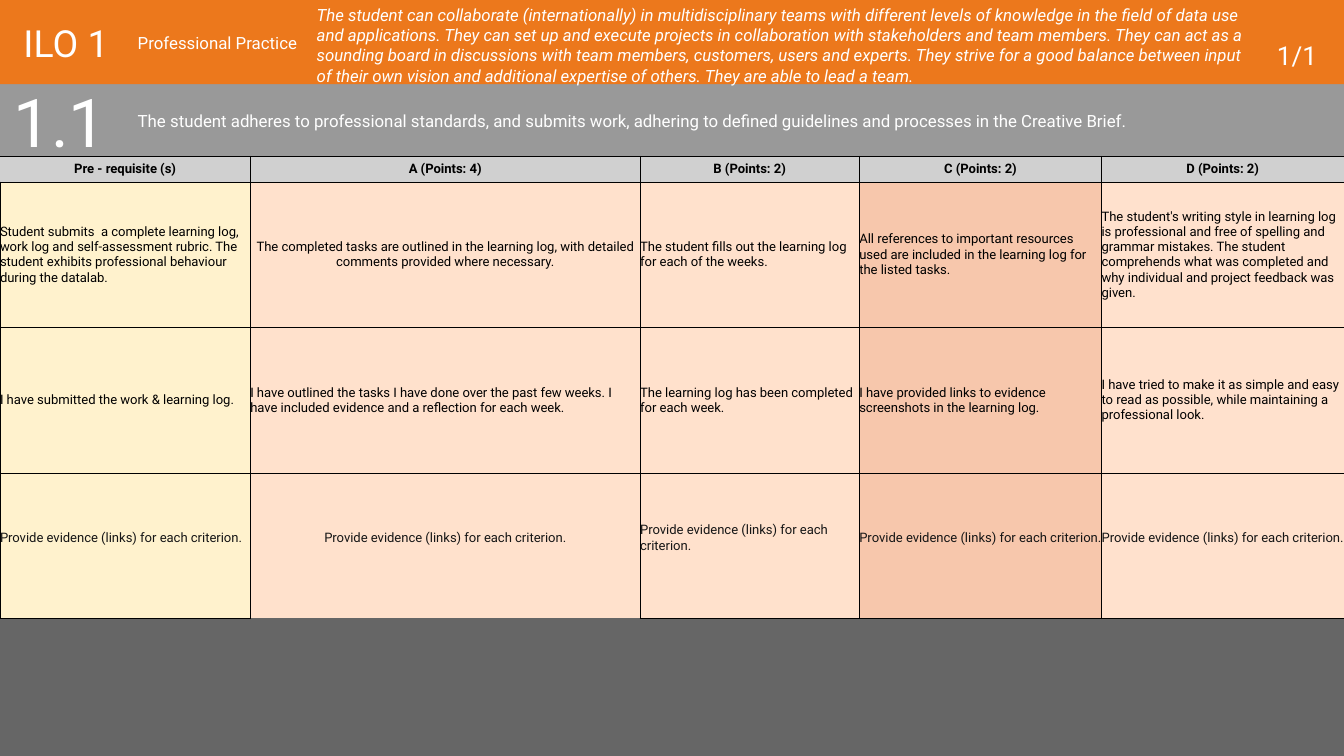
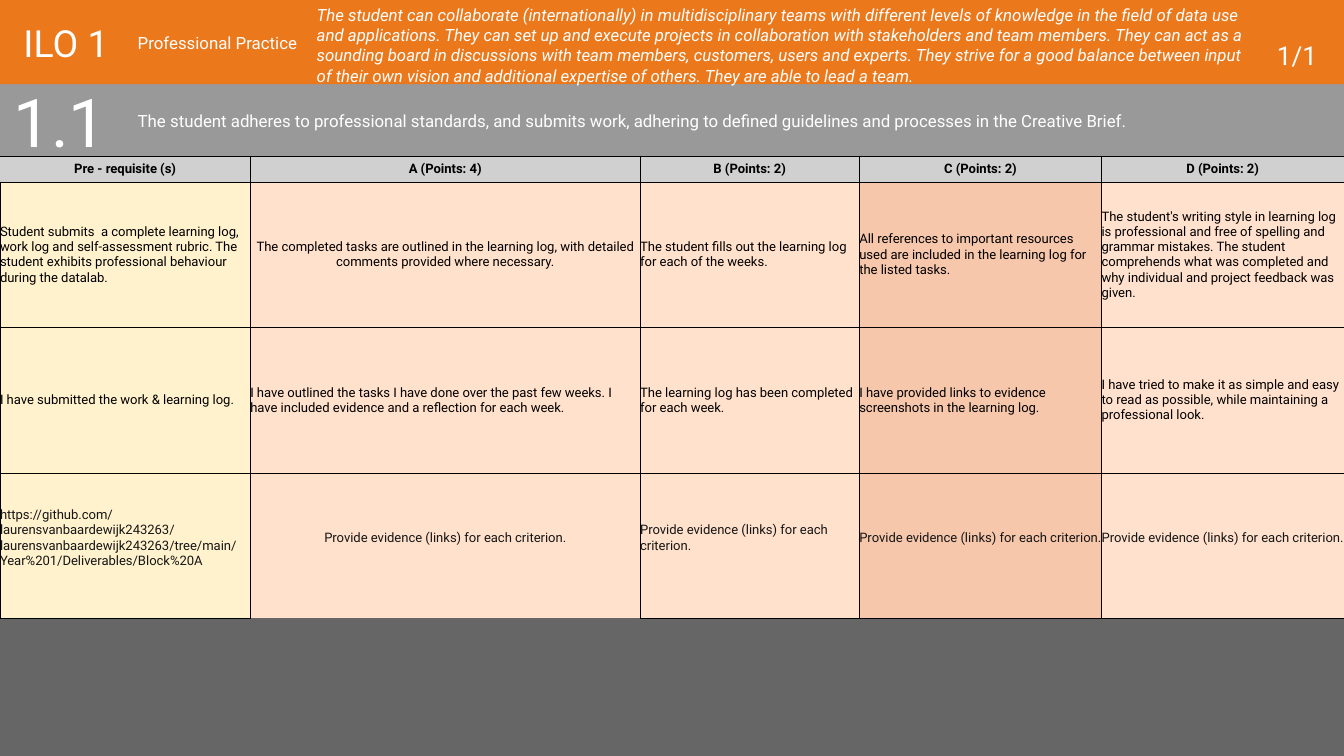
Before and after one commit to laurensvanbaardewijk243263/laurensvanbaardewijk243263, a slide deck: slide 28 of Year 1/Deliverables/Block A/Learning Log Y1A ADSAI 2024-2025.pptx. Drawn at 1344x756 pixels with LibreOffice and Linux fonts; fonts in the diff are those of the drawing. Boxes give left, top, right and bottom in pixels: in the first picture for what was removed or moved away, otherwise in the second. Text is boxed around its words. In the diff, an @@ line names an element or a change of style, - is before the commit and + after.

```diff
--- a/Year 1/Deliverables/Block A/Learning Log Y1A ADSAI 2024-2025.pptx
+++ b/Year 1/Deliverables/Block A/Learning Log Y1A ADSAI 2024-2025.pptx
@@ table at bbox=[0, 156, 1343, 618] @@
-row 4, column 1: Provide evidence (links) for each criterion.
+row 4, column 1: https://github.com/laurensvanbaardewijk243263/laurensvanbaardewijk243263/tree/main/Year%201/Deliverables/Block%20A
```
Also in this commit, not shown: 4 other slides changed, 1 other file.
